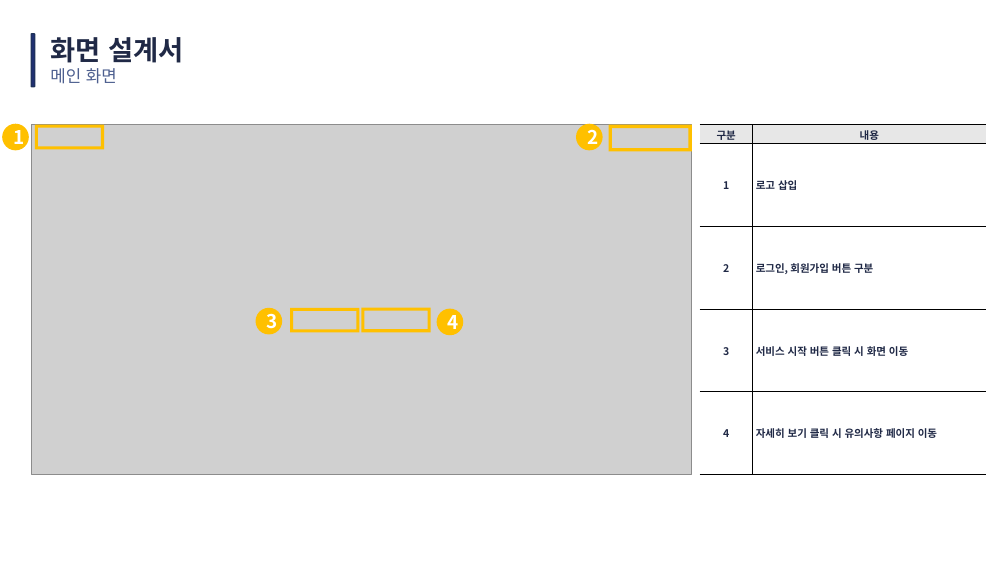
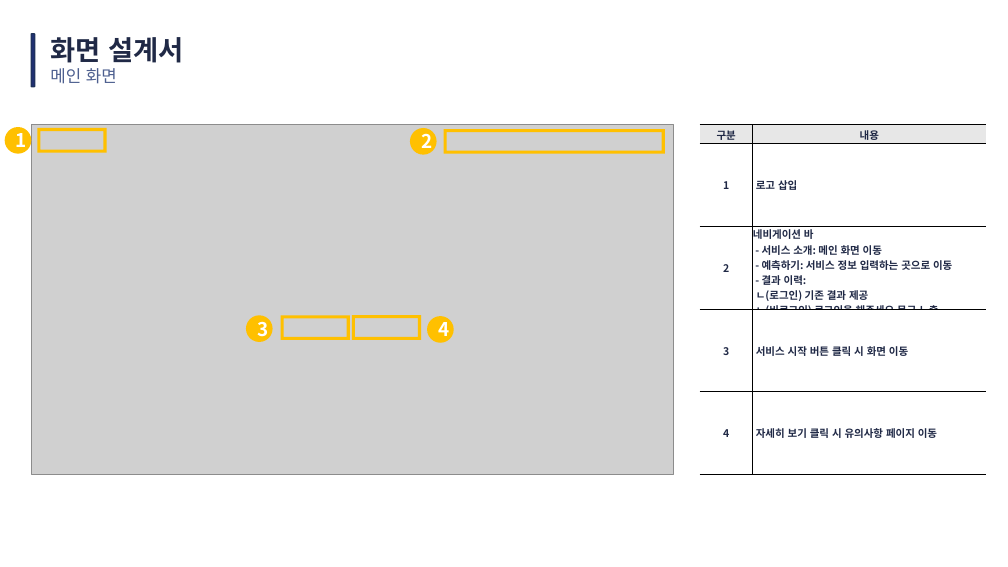
Before and after one commit to siyeongsung/1st_project, a slide deck: slide 2 of 3. [UI:UX] Hypercholesterolemia Risk Prediction Service.pptx. Drawn at 1008x567 pixels with LibreOffice and Linux fonts; fonts in the diff are those of the drawing; grey boxes stand for pictures; background and template pictures are left out. Boxes give left, top, right and bottom in pixels: in the first picture for what was removed or moved away, otherwise in the second. Text is boxed around its words. In the diff, an @@ line names an element or a change of style, - is before the commit and + after.

Commit message:
개발 목표 및 화면설계서 수정
- 개발 목표 및 화면설계서 수정

```diff
--- a/3. [UI:UX] Hypercholesterolemia Risk Prediction Service.pptx
+++ b/3. [UI:UX] Hypercholesterolemia Risk Prediction Service.pptx
@@ ellipse "1": place and size @@
-ellipse "1" at box(2, 124, 29, 150)
+ellipse "1" at box(5, 127, 31, 154)
@@ picture: place and size @@
-picture at box(31, 125, 692, 475)
+picture at box(31, 125, 674, 475)
@@ ellipse "2": place and size @@
-ellipse "2" at box(576, 124, 603, 150)
+ellipse "2" at box(410, 128, 436, 154)
@@ frame: place and size @@
-frame at box(609, 125, 692, 151)
+frame at box(444, 129, 665, 154)
@@ table at box(700, 125, 987, 475) @@
-row 3, column 2: 로그인, 회원가입 버튼 구분
+row 3, column 2: 네비게이션 바 / - 서비스 소개: 메인 화면 이동 / - 예측하기: 서비스 정보 입력하는 곳으로 이동 / - 결과 이력: / ㄴ(로그인) 기존 결과 제공 / ㄴ(비로그인) 로그인을 해주세요 문구 노출
@@ 2 ellipses, 2 frames: place and size @@
-2 ellipses, 2 frames at box(256, 308, 464, 335)
+2 ellipses, 2 frames at box(246, 315, 454, 343)
```
Also in this commit, not shown: 2 other slides changed, 1 slide removed.
